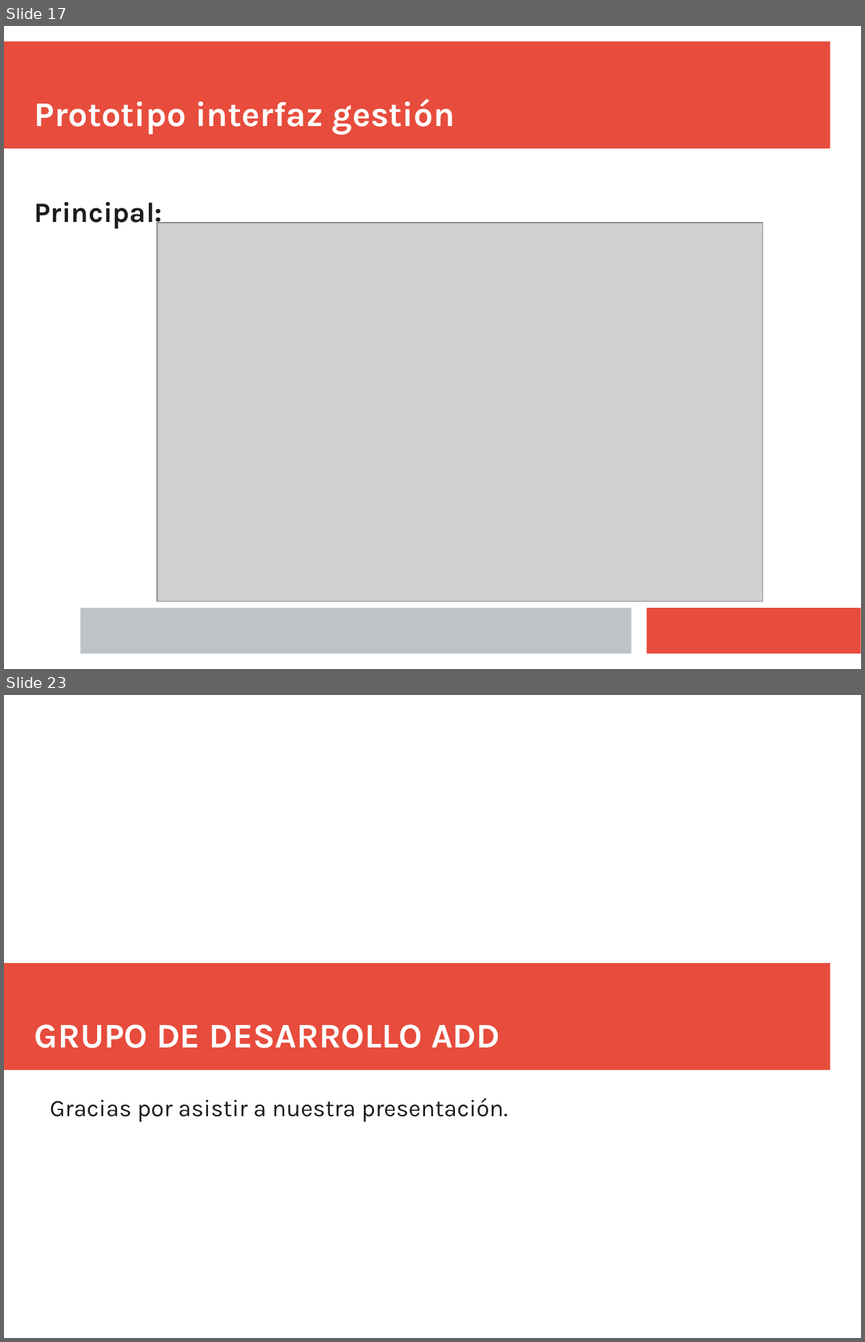
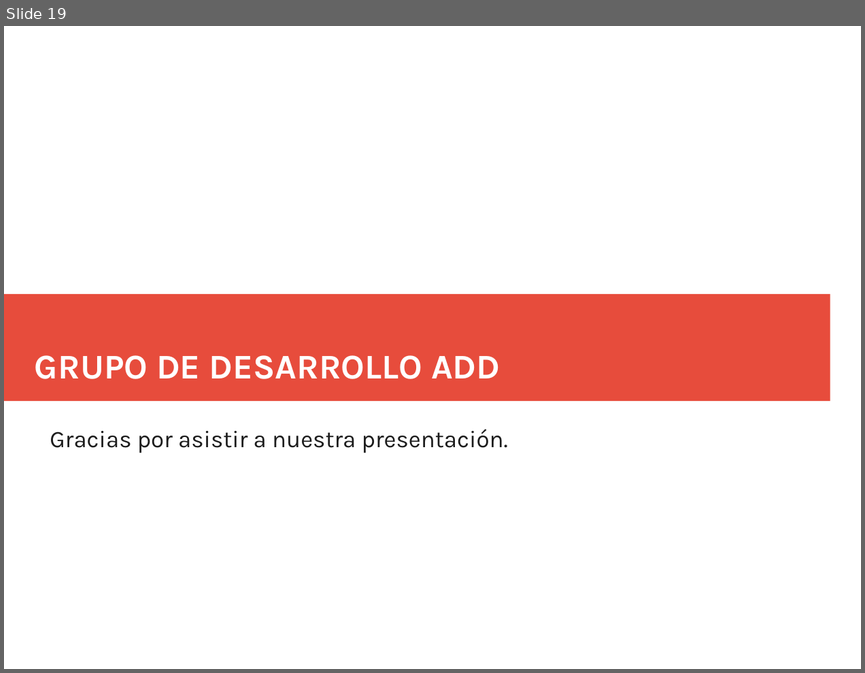
Before and after one commit to Juanba1998/APP-Restaurante, a slide deck: Material/Presentación/Presentacion Final (incompleta).pptx. Shown one above the other, each under a label of ours: slides 17 and 23 before the commit, slide 19 after it; the slides between them are not shown. The pictures are 865x1342 and 865x673 pixels, drawn with LibreOffice and Linux fonts; fonts in the diff are those of the drawing; grey boxes stand for pictures. Boxes give left, top, right and bottom in pixels: in the first picture for what was removed or moved away, otherwise in the second. Text is boxed around its words. In the diff, an @@ line names an element or a change of style, - is before the commit and + after.

```diff
--- a/Material/Presentación/Presentacion Final (incompleta).pptx
+++ b/Material/Presentación/Presentacion Final (incompleta).pptx
@@ slide 17 removed at bbox=[4, 26, 861, 669], background #FFFFFF @@
@@ rectangle removed at bbox=[4, 42, 830, 149] @@
@@ text removed at bbox=[35, 99, 455, 134] @@
-Prototipo interfaz gestión
@@ text removed at bbox=[35, 201, 162, 229] @@
-Principal:
@@ picture removed at bbox=[157, 223, 763, 601] @@
@@ rectangle removed at bbox=[80, 607, 632, 654] @@
@@ rectangle removed at bbox=[647, 607, 861, 654] @@
@@ what was slide 23 is now slide 19 @@
```
Also in this commit, not shown: 11 slides changed, 6 slides added, 9 other slides removed.
